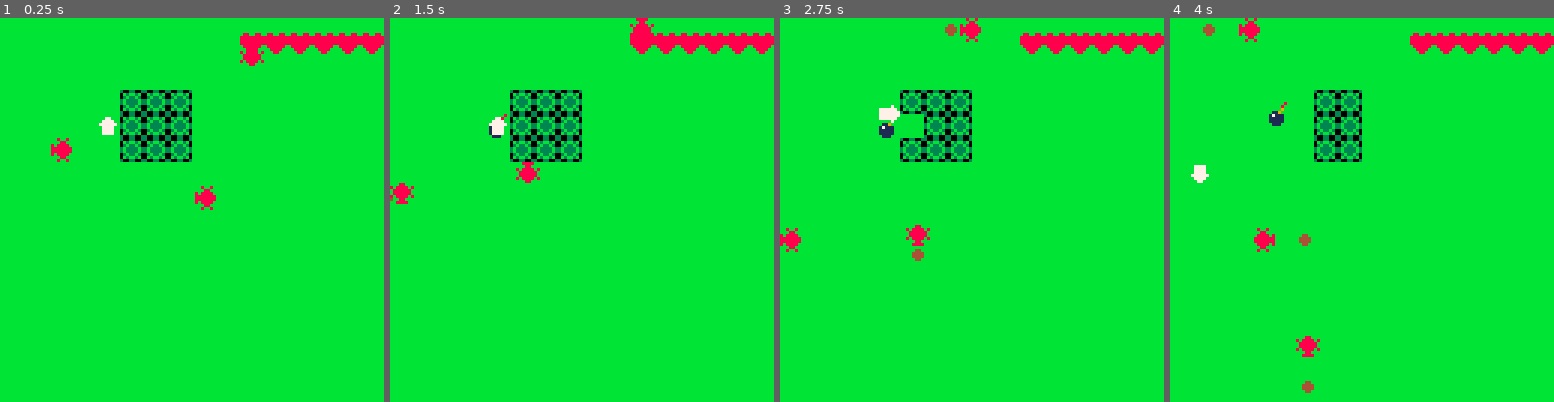
Above: before the commit, frames 1-4 (left to right).
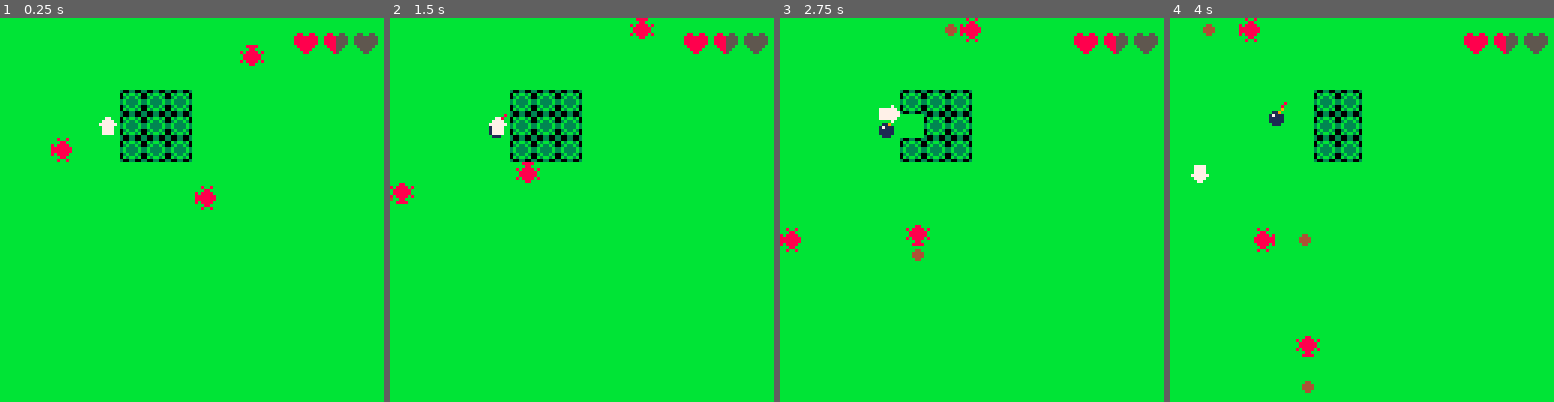
Above: after the commit, the same moments.

Repository: NeonManifest/gecko-sapo-p8
Game: PICO-8 cartridge lua.p8
Same seed, same stepped clock (60 frames per second), same inputs: the game is played once before the commit and once after it.
Inputs:
- Up to frame 1 (0.25 s): no input
- Up to frame 2 (1.5 s): tap X (X key) at 0.33, 1.07 s; tap O (Z key) at 0.7 s
- Up to frame 3 (2.75 s): hold Right 1.6-2.1 s; tap O (Z key) at 1.7, 2.1, 2.5 s; tap X (X key) at 1.85 s; hold Up 2.15-2.42 s; hold Right from 2.47 s (still down)
- Up to frame 4 (4 s): tap O (Z key) at 2.9, 3.3, 3.7 s; tap X (X key) at 2.97 s; release Right at 3.03 s; hold Left 3.08-3.58 s; hold Down 3.63-3.97 s

The runs differ from the first frame. In frame 1, 1.3% of the frame differs, in the area x 62-100%, y 3-10%; in frame 2, 1.3%; in frame 3, 1.4%; in frame 4, 1.4%.

Commit message:
add lifebar

Diff:
--- a/lua.p8
+++ b/lua.p8
@@ -6,8 +6,8 @@
  spd = 2
  px = 32
  py = 32
- hearts=6
- maxhearts = 6
+ hearts=3
+ maxhearts=6
  vx = 0
  vy = 0
  ❎_pressed = false
@@ -266,13 +266,17 @@
  local s=state<3 and state+1 or (state<4 and 3 or (state==7 and 6 or state))
  local fx=state==3 or state==7
  spr(s,px,py,1,1,fx)
- for c=maxhearts,0,-1 do
- 	if ~c%2 and c <= hearts do
- 		spr(20,128-(8*c),4)
- 	elseif c > hearts do
- 		spr(22,128-(8*c),4)
- 	end
- end
+	for c = 1, maxhearts, 2 do
+	 local x = 128 - (5 * (maxhearts - c + 1))
+	 if c < hearts then
+	  spr(20, x, 4)
+	 elseif c == hearts then
+	  spr(21, x, 4)
+	 else
+	  spr(22, x, 4)
+	 end
+	end
+
 end
 __gfx__
 00000000000000000000000000000000000070000000000000000000000770000000000030033003bbbbbbbb5555555500000000000000000000000000000000
